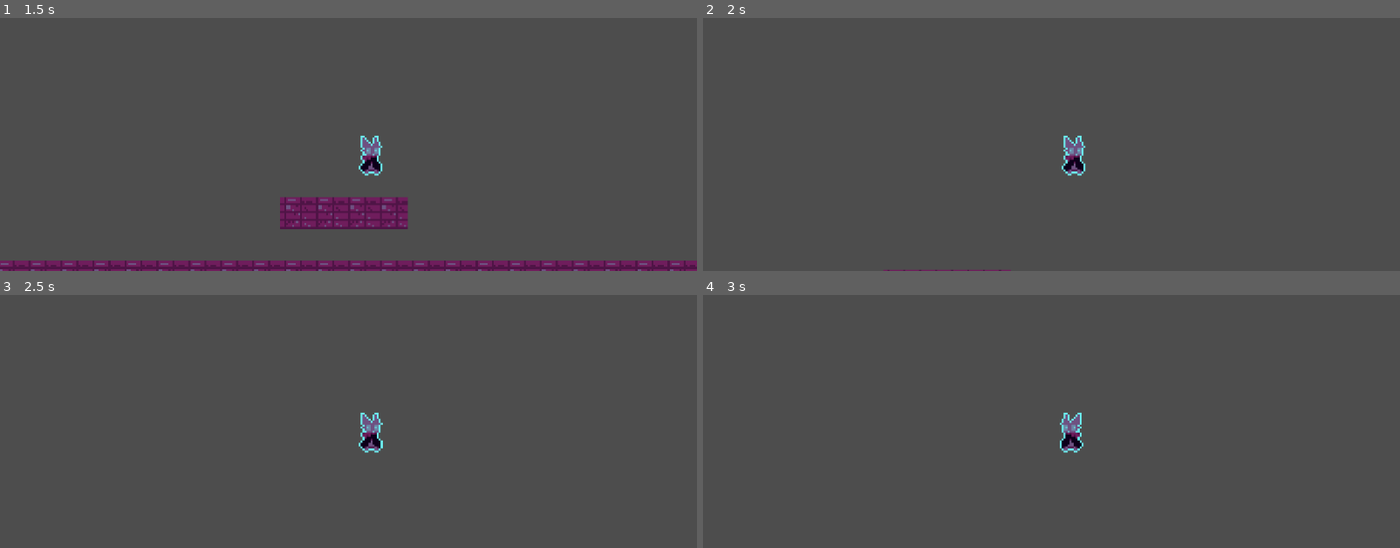
Above: before the commit, frames 1-4 (two rows, left to right).
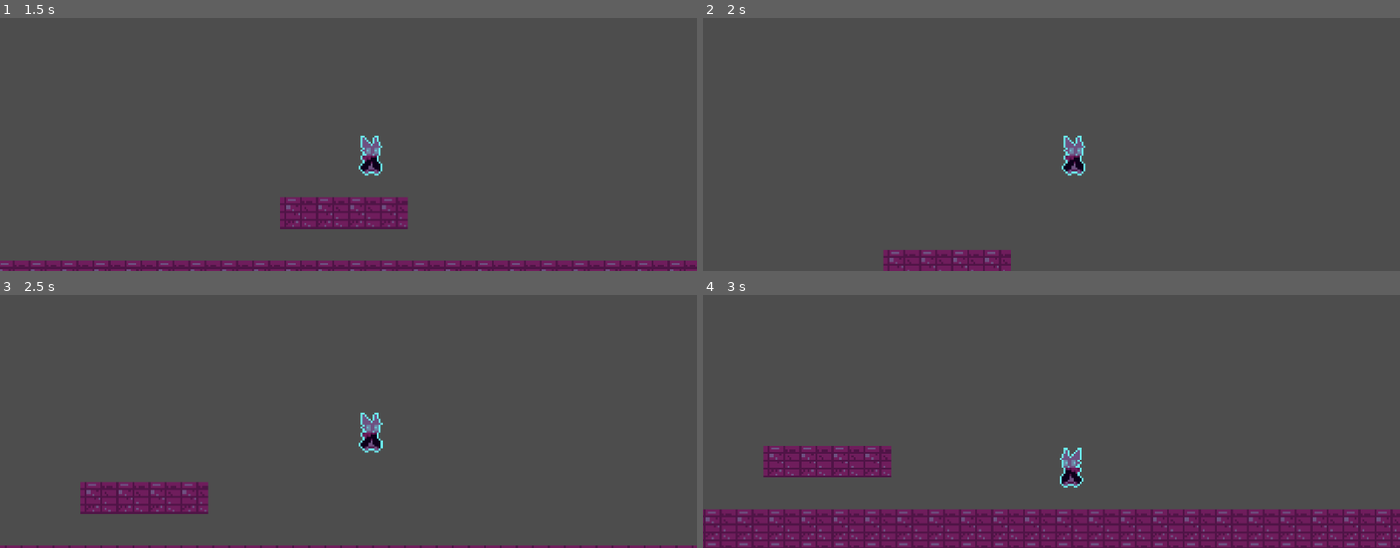
Above: after the commit, the same moments.

Repository: felipepreuss/platformer-testes-etc
Game: Godot game, scene res://menu.tscn
Two runs of this game, one before a commit and one after it. Both use one fixed random seed, a clock stepped at 60 frames per second and the inputs below.
Inputs:
- Up to frame 1 (1.5 s): click "Play" at 0.5 s; tap Enter at 1.25 s; hold D (Direita) from 1.28 s (still down); tap Space (Pular) at 1.35 s
- Up to frame 2 (2 s): keep holding D (Direita); tap Space (Pular) at 1.52, 1.82 s
- Up to frame 3 (2.5 s): keep holding D (Direita); tap Space (Pular) at 2.1, 2.27 s
- Up to frame 4 (3 s): tap Space (Pular) at 2.57, 2.85 s; release D (Direita) at 2.78 s; hold A (Esquerda) from 2.78 s (still down)

Frame 1 is identical in both runs. In frame 2, 1.4% of the frame differs, in the area x 25-45%, y 91-100%; in frame 3, 3.4%; in frame 4, 18%, in the area x 0-100%, y 46-100%.

Commit message:
Add files via upload

Diff:
--- a/plataformawowow/CharacterBody2D.gd
+++ b/plataformawowow/CharacterBody2D.gd
@@ -3,7 +3,7 @@
 var jumping = false
 var coyote_time = false
 var jump_buffer = false
-
+var last_floor = false
 
 var velocidade = 300
 var gravidade = 10
@@ -27,31 +27,34 @@
 	else:
 			$AnimatedSprite2D.play("default")
 
-	if Input.is_action_just_pressed("Pular") && is_on_floor() or coyote_time:
+	if Input.is_action_just_pressed("Pular") && (is_on_floor() or coyote_time):
 		velocity.y = pulo_forca
 		jumping = true
 		defaultState = PULANDO()
+		coyote_time = false
 		 # Reset coyote time when jumping
 
 
-	if is_on_floor() and !coyote_time:
+	if is_on_floor():
 			coyote_time = false
 			jumping = false
 
-	if $Coyote.is_stopped():
-		coyote_time = false
-		jumping = false
+
 	if coyote_time:
 		$Coyote.start()
 
-	elif Input.is_action_just_pressed("Pular") && !is_on_floor():
+
+	if !is_on_floor() && !jumping:
 		coyote_time = true
+		$Coyote.start()
+		$AnimatedSprite2D.play("falling")
 
 	elif !is_on_floor():
 		$AnimatedSprite2D.play("falling")
-		$Coyote.stop()
+
 	velocity.y += gravidade
 	move_and_slide()
+	last_floor = is_on_floor()
 	match defaultState:
 		IDLE:
 			PARADO()
@@ -82,5 +85,5 @@
 		jumping = true
 		defaultState = JUMP
 
-#func _on_coyote_timeout():
-	#coyote_time = false # Replace with function body.
+func _on_coyote_timeout():
+	coyote_time = false # Replace with function body.
--- a/plataformawowow/node_2d.tscn
+++ b/plataformawowow/node_2d.tscn
@@ -111,6 +111,7 @@
 one_shot = true
 
 [node name="Coyote" type="Timer" parent="CharacterBody2D"]
+wait_time = 0.5
 one_shot = true
 
 [node name="StaticBody2D" type="StaticBody2D" parent="."]
